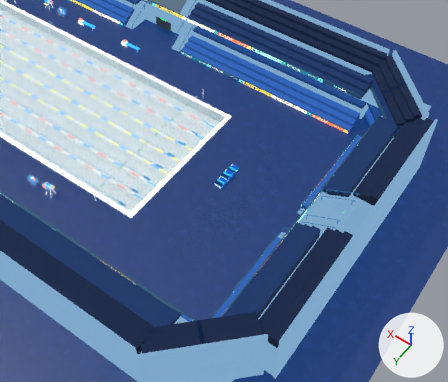
The Blender file sceneresource/SwimmingVenue_Rebuild_FlatColor_editable.blend, before and after one commit.
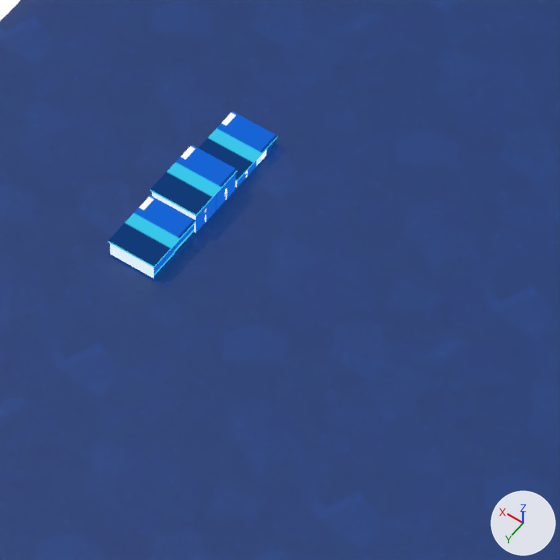
Each version appears first from a camera (50 mm lens) standing at (-36.77, 41.54, 64.45) and looking at (-7.15, 0.07, -0.71), and next in a close-up on the part from 44% to 63% of the width and 39% to 60% of the height. Every picture has the same lights, and +X, +Y and +Z are marked at lower right. The first two pictures are the older version.

The first close-up shows 'Venue_Rectangular_Ground', 'award_podium_1', 'award_podium_2', 'award_podium_3' and 1 more.
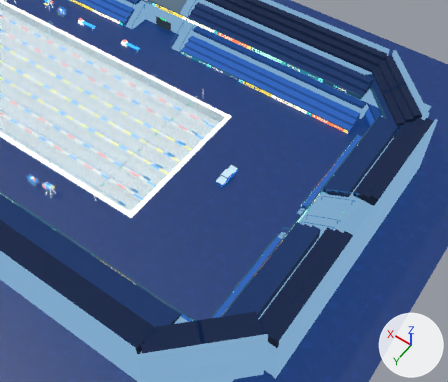
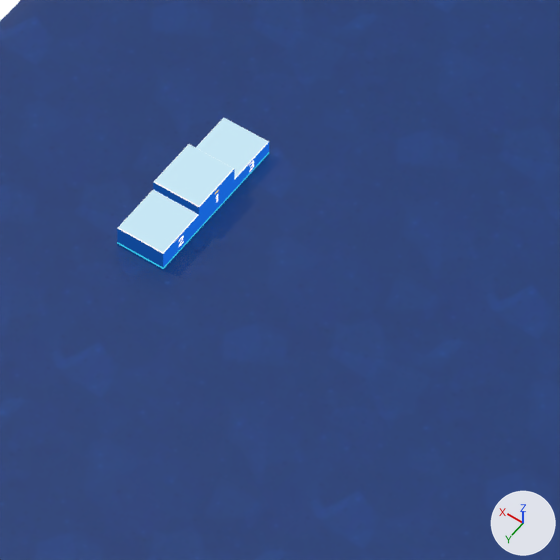
The change in detail:
me_award_podium_1_002 is used by ob_award_podium_1; location (-67.0, -1.5, 0.34).
me_award_podium_1_002 had 24 vertices, 22 faces and spanned x 59.95..61.05, y -0.7..0.7, z -0.14..0.5.
me_award_podium_1_002 now has 12 vertices, 10 faces and spans x 59.95..61.05, y -0.6..0.6, z -0.14..0.64.
me_award_podium_1_002 part 1: the whole mesh is rebuilt.
me_award_podium_2_002 is used by ob_award_podium_2; location (-67.0, -1.5, 0.34).
me_award_podium_2_002 had 24 vertices, 22 faces and spanned x 59.95..61.05, y 0.7..2.1, z -0.14..0.32.
me_award_podium_2_002 now has 12 vertices, 10 faces and spans x 59.95..61.05, y 0.6..1.8, z -0.14..0.42.
me_award_podium_2_002 part 2: the whole mesh is rebuilt.
me_award_podium_3_002 is used by ob_award_podium_3; location (-67.0, -1.5, 0.34).
me_award_podium_3_002 had 24 vertices, 22 faces and spanned x 59.95..61.05, y -2.1..-0.7, z -0.14..0.18.
me_award_podium_3_002 now has 12 vertices, 10 faces and spans x 59.95..61.05, y -1.8..-0.6, z -0.14..0.3.
me_award_podium_3_002 part 3: the whole mesh is rebuilt.

Changed parts and their boxes (x1, y1, x2, y2) in the close-ups (560 x 560 px):
'award_podium_2', reshaped (7% narrower)
    before: (108, 195, 196, 281)
    after: (117, 190, 199, 271)
'award_podium_1', reshaped
    before: (150, 145, 237, 235)
    after: (153, 144, 235, 232)
'award_podium_3', reshaped (7% narrower)
    before: (199, 111, 278, 190)
    after: (196, 118, 269, 193)
